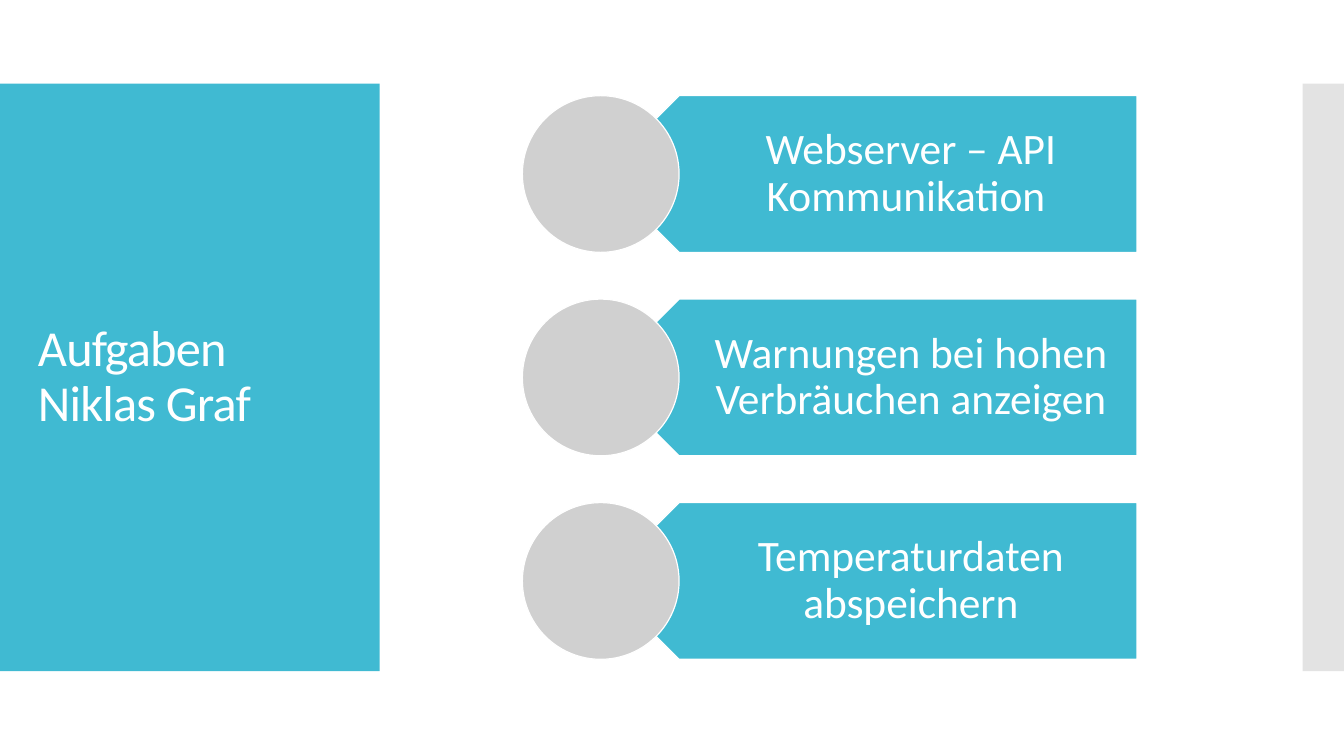
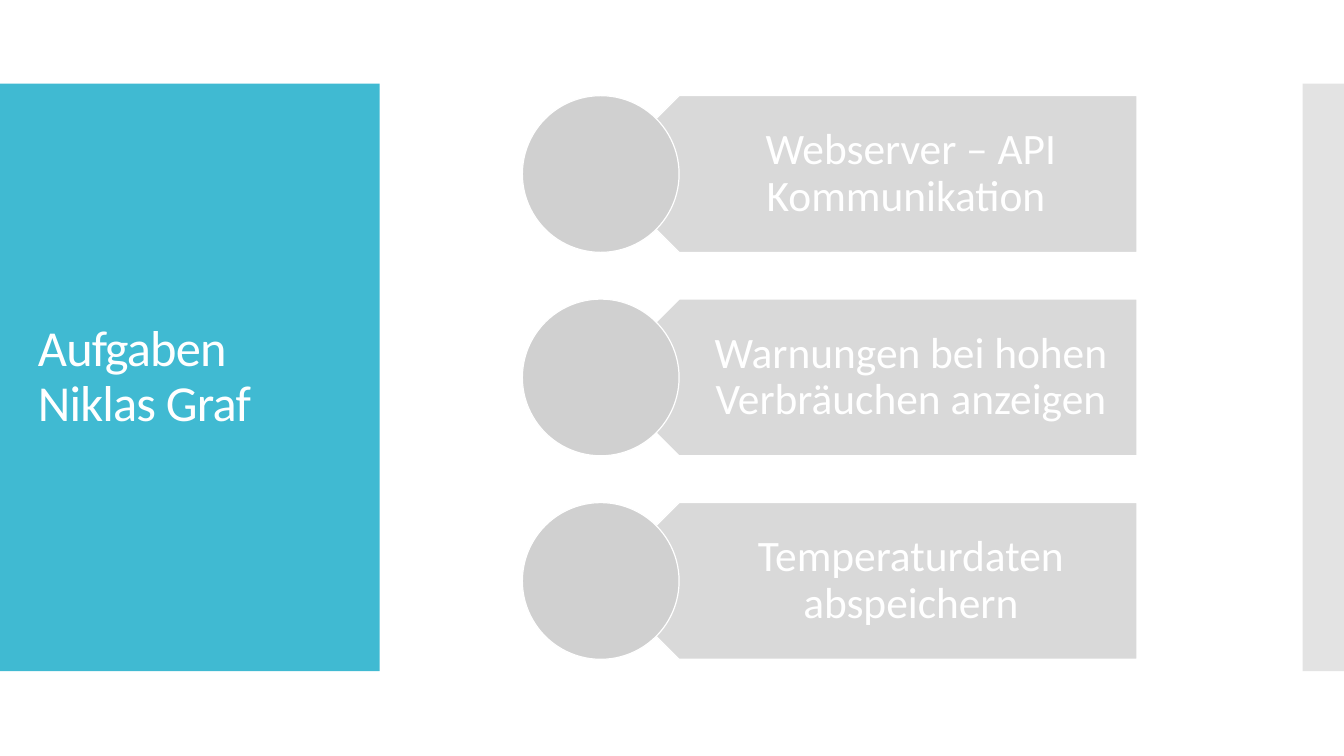
Before and after one commit to SebastianMandl/AEMS, a slide deck: slide 6 of Planung/Praesentationen/Zwischenpräsentation Diplomarbeit - Kopie.pptx. Drawn at 1344x756 pixels with LibreOffice and Linux fonts; fonts in the diff are those of the drawing; grey boxes stand for pictures. Boxes give left, top, right and bottom in pixels: in the first picture for what was removed or moved away, otherwise in the second. Text is boxed around its words. In the diff, an @@ line names an element or a change of style, - is before the commit and + after.

```diff
--- a/Planung/Praesentationen/Zwischenpräsentation Diplomarbeit - Kopie.pptx
+++ b/Planung/Praesentationen/Zwischenpräsentation Diplomarbeit - Kopie.pptx
@@ fill #40BAD2 to #D9D9D9 in 3 elements at bbox=[601, 96, 1137, 252], bbox=[601, 299, 1137, 456], bbox=[601, 503, 1137, 659] @@
```
Also in this commit, not shown: 6 other slides changed, 14 other files.
